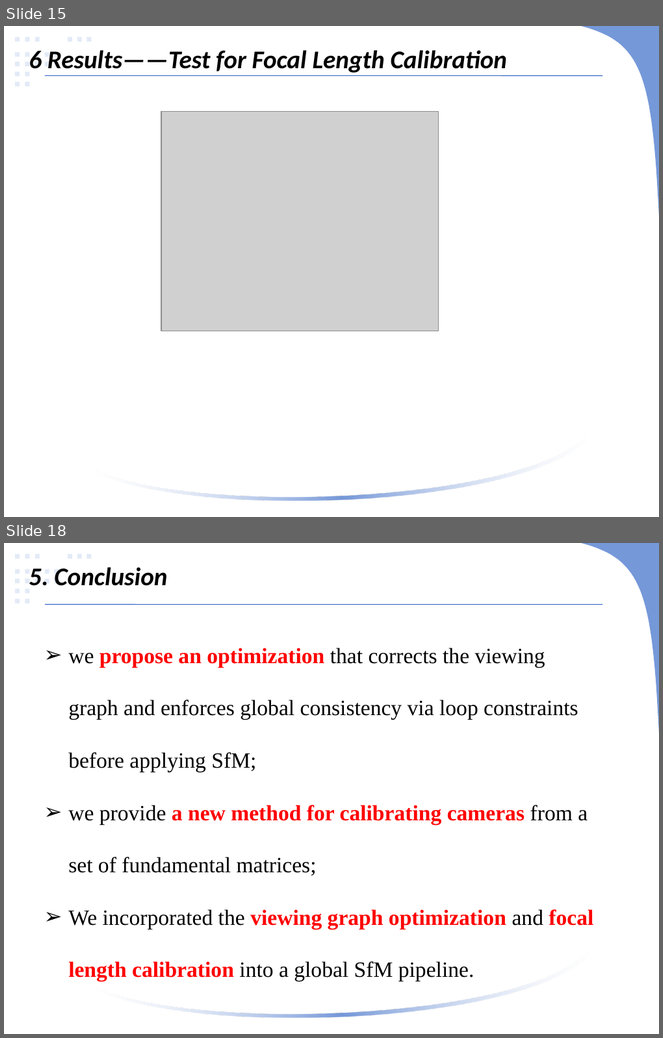
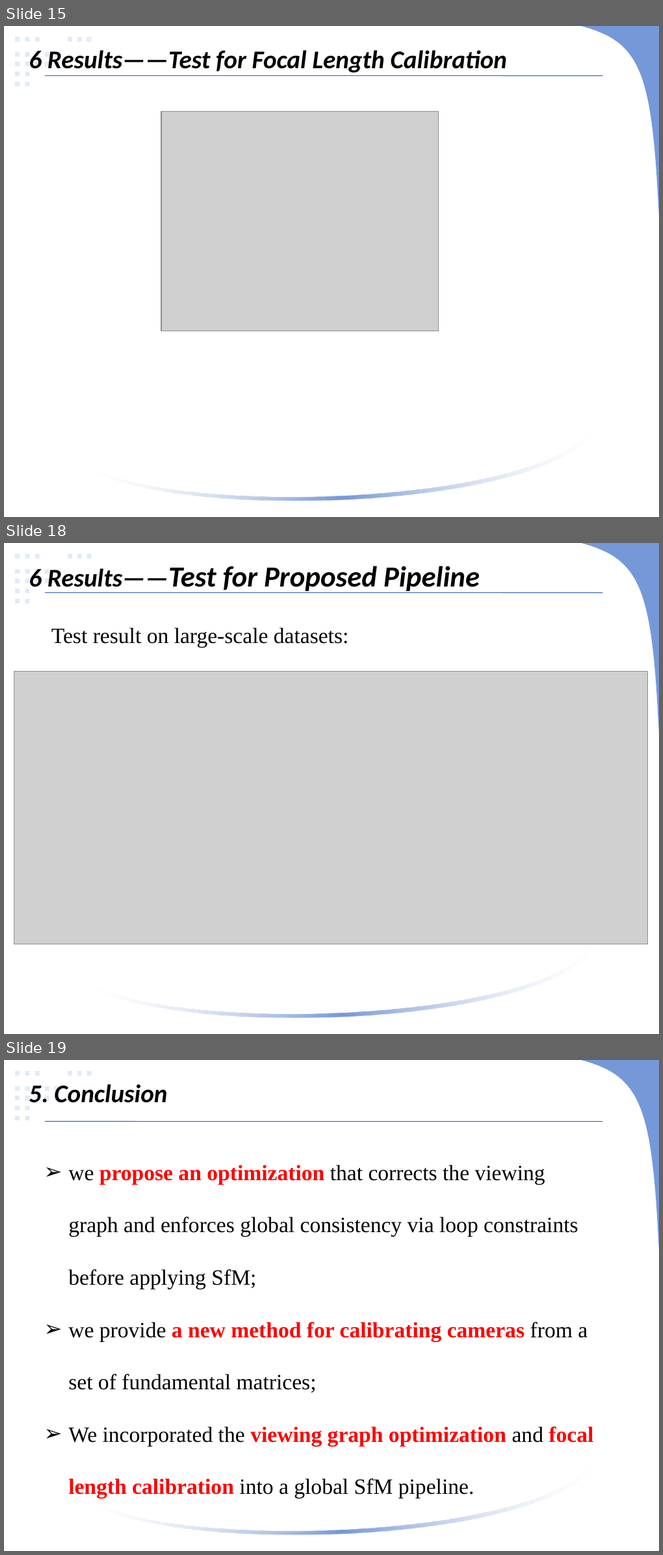
Before and after one commit to linlinge/monday-speech, a slide deck: 2019.03.25 ICCV 2015, Optimizing the Viewing Graph for Structure-from-Motion.pptx. Shown one above the other, each under a label of ours: slides 15 and 18 before the commit, slides 15, 18 and 19 after it; the slides between them are not shown. The pictures are 663x1038 and 663x1555 pixels, drawn with LibreOffice and Linux fonts; fonts in the diff are those of the drawing; grey boxes stand for pictures. Boxes give left, top, right and bottom in pixels: in the first picture for what was removed or moved away, otherwise in the second. Text is boxed around its words. In the diff, an @@ line names an element or a change of style, - is before the commit and + after.

```diff
--- a/2019.03.25 ICCV 2015, Optimizing the Viewing Graph for Structure-from-Motion.pptx
+++ b/2019.03.25 ICCV 2015, Optimizing the Viewing Graph for Structure-from-Motion.pptx
@@ slide 18 added at box(4, 543, 659, 1034), background #00B050; not listed: 23 template elements that a slide beside it also shows @@
@@ text added at box(29, 566, 480, 593), 32 pt, text #000000, bold, italic @@
+6 Results——Test for Proposed Pipeline
@@ line added from (44, 593) to (603, 593), #3668C4 0.75 pt @@
@@ text added at box(51, 627, 349, 648), 24 pt, text #000000 @@
+Test result on large-scale datasets:
@@ picture added at box(14, 672, 648, 945) @@
@@ what was slide 18 is now slide 19 @@
```
Also in this commit, not shown: 6 slides changed, 1 other file.
